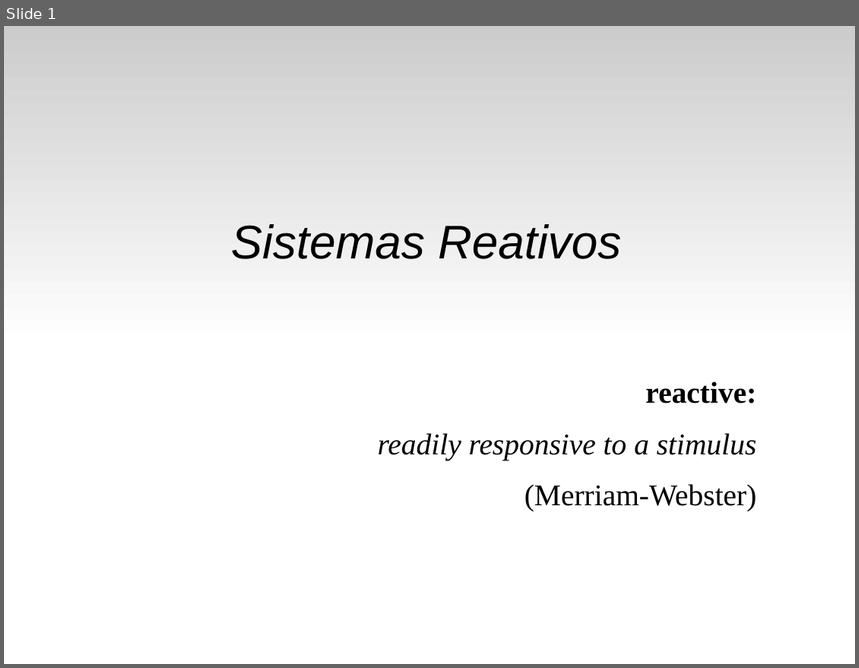
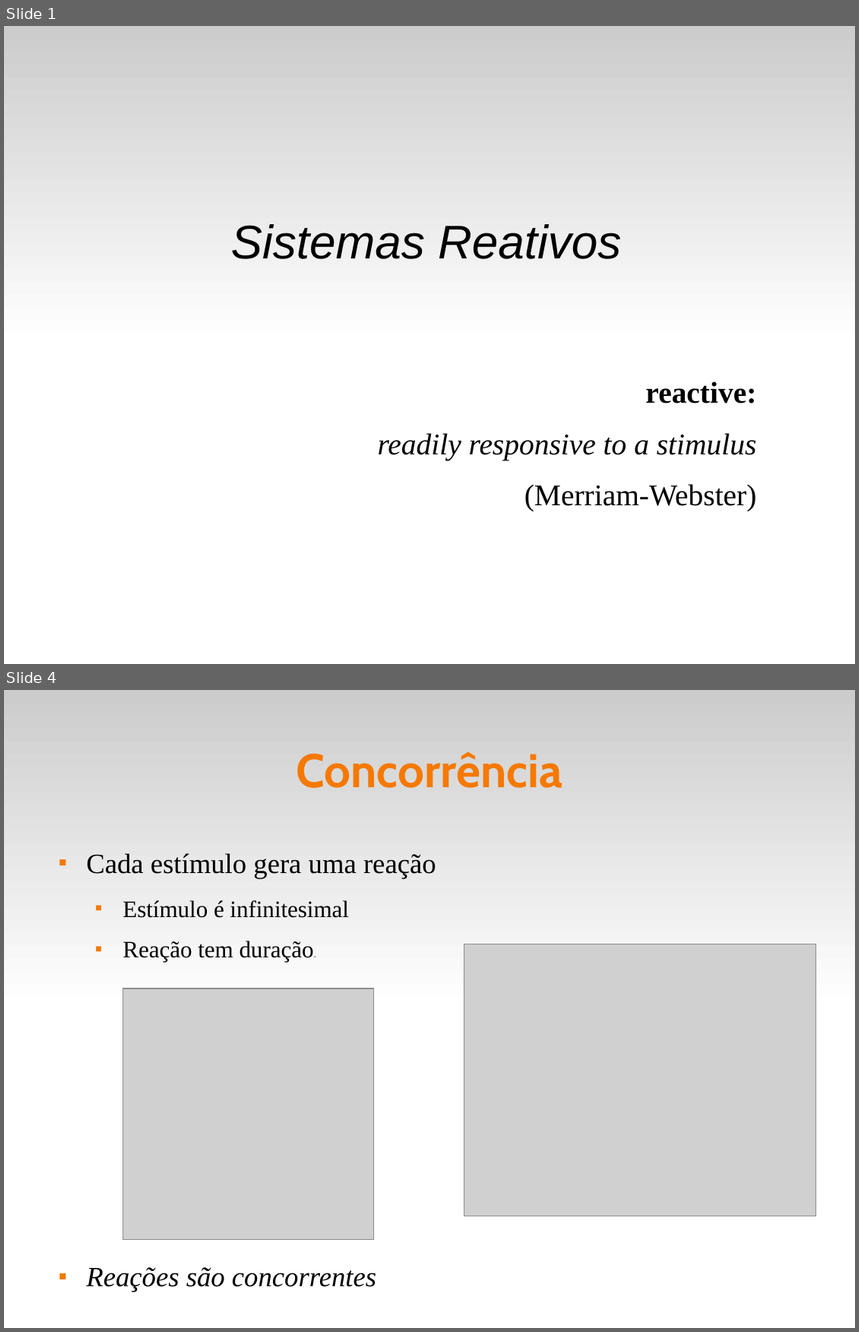
Before and after one commit to fsantanna-uerj/reativos, a slide deck: slides/01_reativos.odp. Shown one above the other, each under a label of ours: slide 1 before the commit, slides 1 and 4 after it; the slides between them are not shown. The pictures are 859x668 and 859x1332 pixels, drawn with LibreOffice and Linux fonts; fonts in the diff are those of the drawing; grey boxes stand for pictures. Boxes give left, top, right and bottom in pixels: in the first picture for what was removed or moved away, otherwise in the second. Text is boxed around its words. In the diff, an @@ line names an element or a change of style, - is before the commit and + after.

```diff
--- a/slides/01_reativos.odp
+++ b/slides/01_reativos.odp
@@ slide 4 added at (4,690,855,1328), background #FFFFFF; not listed: 1 template element that a slide beside it also shows @@
@@ title added at (296,752,563,788), 44 pt, text #F57900, bold @@
+Concorrência
@@ text added at (86,853,436,1293), 26 pt, text #000000 @@
+■ Cada estímulo gera uma reação
+  ■ Estímulo é infinitesimal
+  ■ Reação tem duração28
+■ Reações são concorrentes
@@ picture added at (465,944,816,1217) @@
@@ picture added at (123,989,374,1240) @@
```
Also in this commit, not shown: 2 slides changed, 4 other slides added, 1 slide removed, 15 other files.
